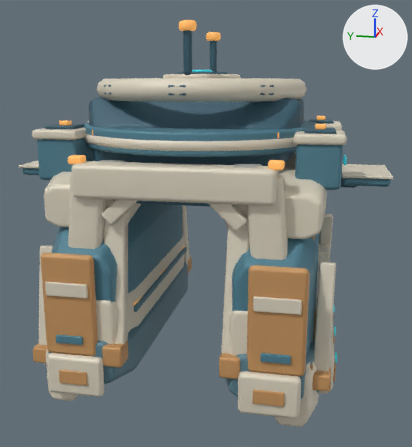
A saved change to the Blender file space-battleship/art_sources/planet_facilities_v5/auto_explore.blend.
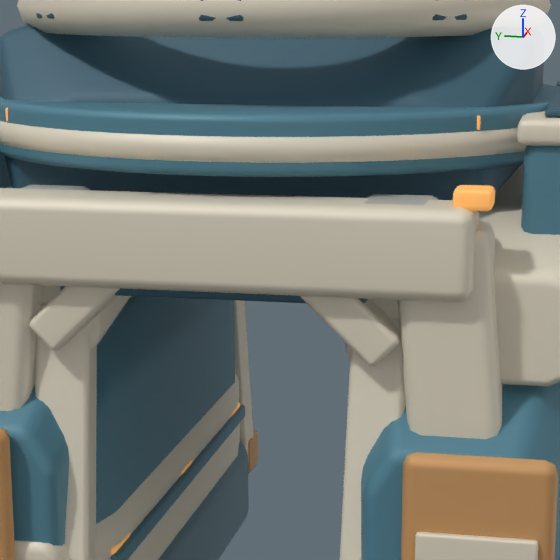
Old and new are each drawn whole from a 50 mm camera at (-5.06, -1.05, 1.87) aimed at (-0.05, -0.05, 0.62) and again close up on the part from 22% to 75% of the width and 20% to 69% of the height. The lights are fixed; the arrows at upper right show +X, +Y and +Z. The first two pictures are the older version.

Objects in the first close-up: 'Command load saucer', 'Command saucer ivory pressure seam', 'Cross portal armored lintel', 'Portal end pressure armor', 'Portal inner chamfer load lining.002', 'Portal ivory load upright', 'Portal throat stepped inner armor.001', 'Station elevated command hull', 'Tapered station pressure wall', 'Tapered station pressure wall.001', 'Turning observation annulus', 'Upper ivory side armor' and 24 more.
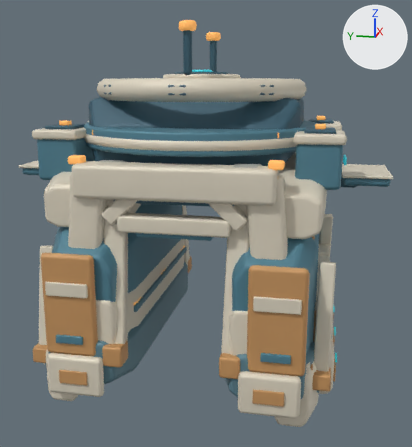
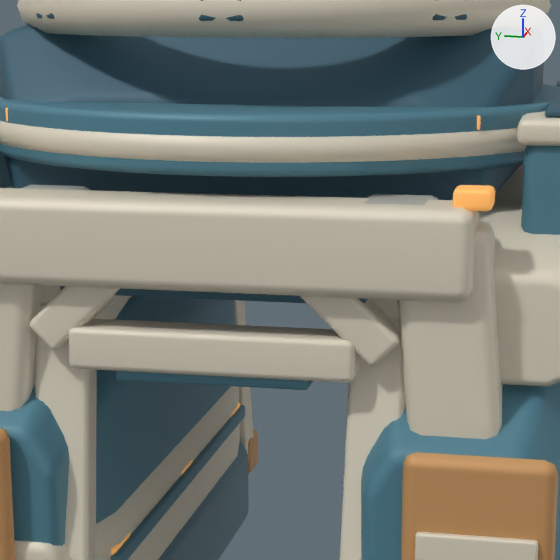
What changed in the scene script:
```text
Add me_cube_157_1:
    me_cube_157_1.from_pydata(...)  # 56 vertices, 54 faces; spans x -0.048..0.048, y -0.29..0.29, z -0.018..0.018
    me_cube_157_1.materials.append(mat_station_blue_structural_steel)  # cyan #508193
Add me_cube_156_1:
    me_cube_156_1.from_pydata(...)  # 56 vertices, 54 faces; spans x -0.075..0.075, y -0.065..0.065, z -0.43..0.43
    me_cube_156_1.materials.append(mat_station_warm_load_armor)  # pale yellow #dfd7c4
Add ob_compression_arch_blue_underside:
    ob_compression_arch_blue_underside = bpy.data.objects.new('Compression arch blue underside', me_cube_157_1)
    ob_compression_arch_blue_underside.parent = ob_facility
    ob_compression_arch_blue_underside.location = (-1.03, 0.0, 0.76)
Add ob_recessed_portal_compression_arch:
    ob_recessed_portal_compression_arch = bpy.data.objects.new('Recessed portal compression arch', me_cube_156_1)
    ob_recessed_portal_compression_arch.parent = ob_facility
    ob_recessed_portal_compression_arch.location = (-1.03, 0.0, 0.84)
    ob_recessed_portal_compression_arch.rotation_euler = (-1.571, -3.142, 0.0)  # degrees (-90, -180, 0)
```

Pixel boxes [x1, y1, x2, y2] of what changed, in the close-ups (560 x 560 px):
'Recessed portal compression arch', added (pale yellow): after [68, 319, 359, 383]
'Compression arch blue underside', added (cyan): after [116, 371, 313, 390]
